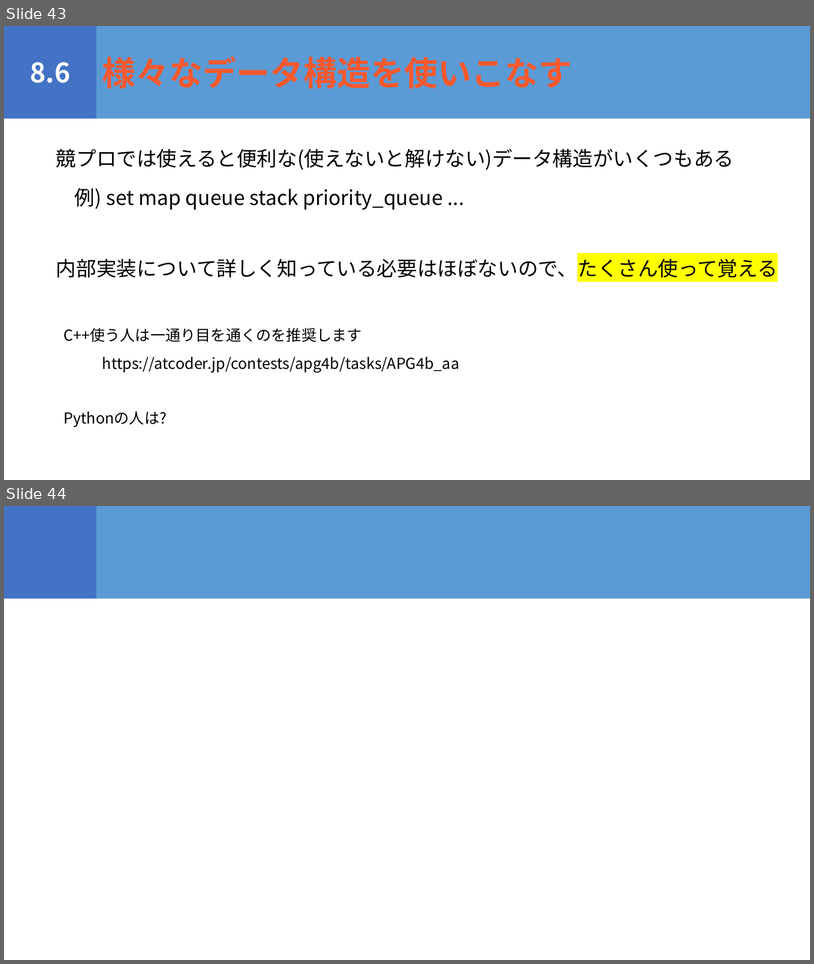
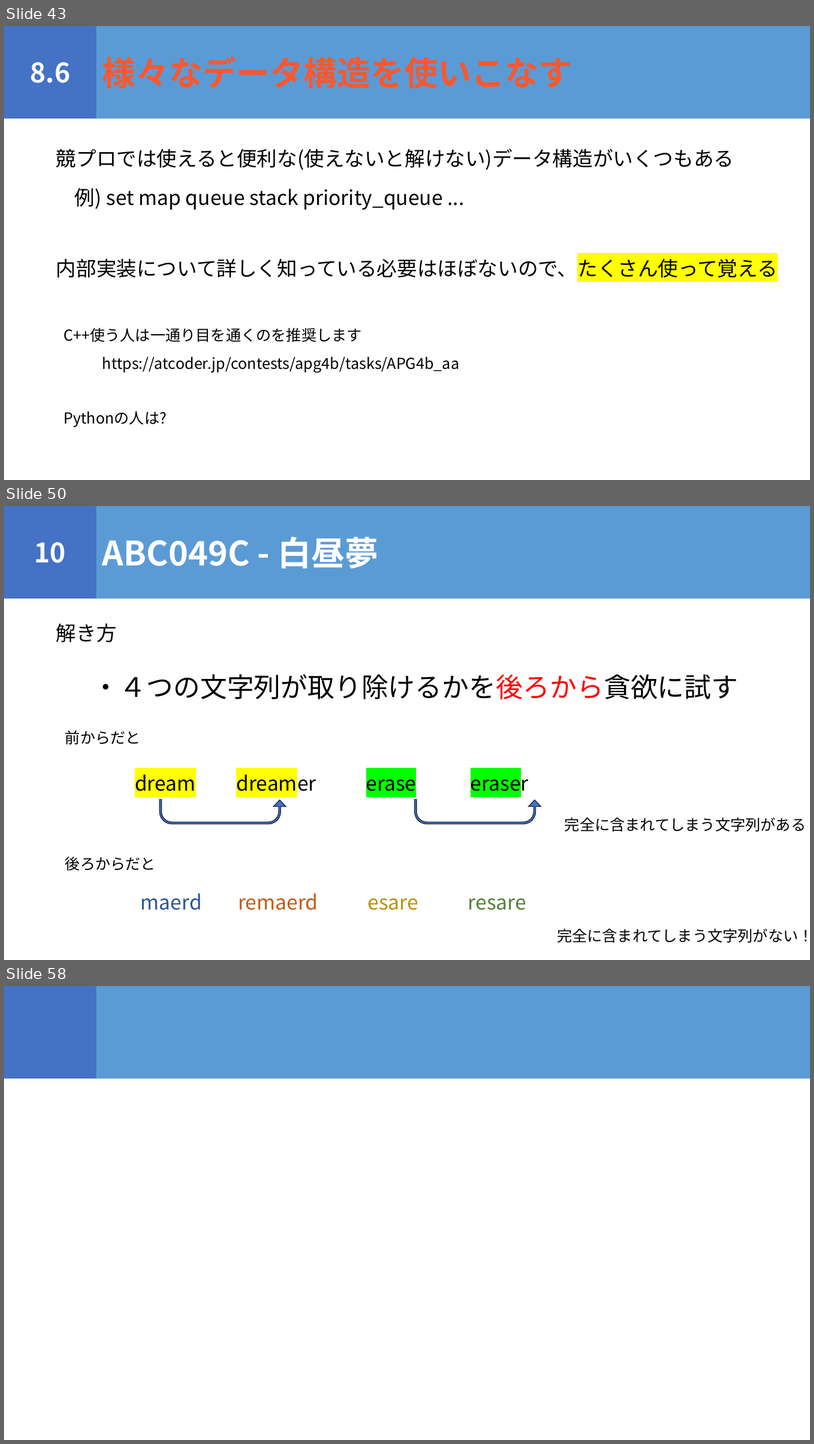
Before and after one commit to igeeeeee/triC_AtCoder_Beginners_Selection, a slide deck: ABS_勉強会.pptx. Shown one above the other, each under a label of ours: slides 43 and 44 before the commit, slides 43, 50 and 58 after it; the slides between them are not shown. The pictures are 814x964 and 814x1444 pixels, drawn with LibreOffice and Linux fonts; fonts in the diff are those of the drawing. Boxes give left, top, right and bottom in pixels: in the first picture for what was removed or moved away, otherwise in the second. Text is boxed around its words. In the diff, an @@ line names an element or a change of style, - is before the commit and + after.

```diff
--- a/ABS_勉強会.pptx
+++ b/ABS_勉強会.pptx
@@ slide 50 added at <box>4,506,810,960</box>, background #FFFFFF @@
@@ rectangle added at <box>4,506,96,598</box>, fill #4472C4, 32 pt, text #FFFFFF, bold @@
+10
@@ rectangle added at <box>96,506,810,598</box>, fill #5B9BD5, 40 pt, text #FFFFFF, bold @@
+ABC049C - 白昼夢
@@ text added at <box>56,623,117,642</box>, 24 pt, text #000000 @@
+解き方
@@ text added at <box>93,674,738,699</box>, 32 pt, text #000000 @@
+・４つの文字列が取り除けるかを後ろから貪欲に試す
@@ text added at <box>65,730,141,744</box>, 18 pt, text #000000 @@
+前からだと
@@ text added at <box>135,770,529,796</box>, 24 pt, text #000000 @@
+dream dreamer erase eraser
@@ uturn arrow added at <box>159,799,286,823</box>, fill #4472C4, outline #1E3256 1 pt @@
@@ uturn arrow added at <box>415,799,541,823</box>, fill #4472C4, outline #1E3256 1 pt @@
@@ text added at <box>565,817,806,831</box>, 18 pt, text #000000 @@
+完全に含まれてしまう文字列がある
@@ text added at <box>65,856,156,870</box>, 18 pt, text #000000 @@
+後ろからだと
@@ text added at <box>141,893,527,910</box>, 24 pt, text #C55A11 @@
+maerd remaerd esare resare
@@ text added at <box>557,928,810,942</box>, 18 pt, text #000000 @@
+完全に含まれてしまう文字列がない！
@@ what was slide 44 is now slide 58 @@
```
Also in this commit, not shown: 1 slide changed, 12 other slides added, 2 slides removed, 5 other files.
